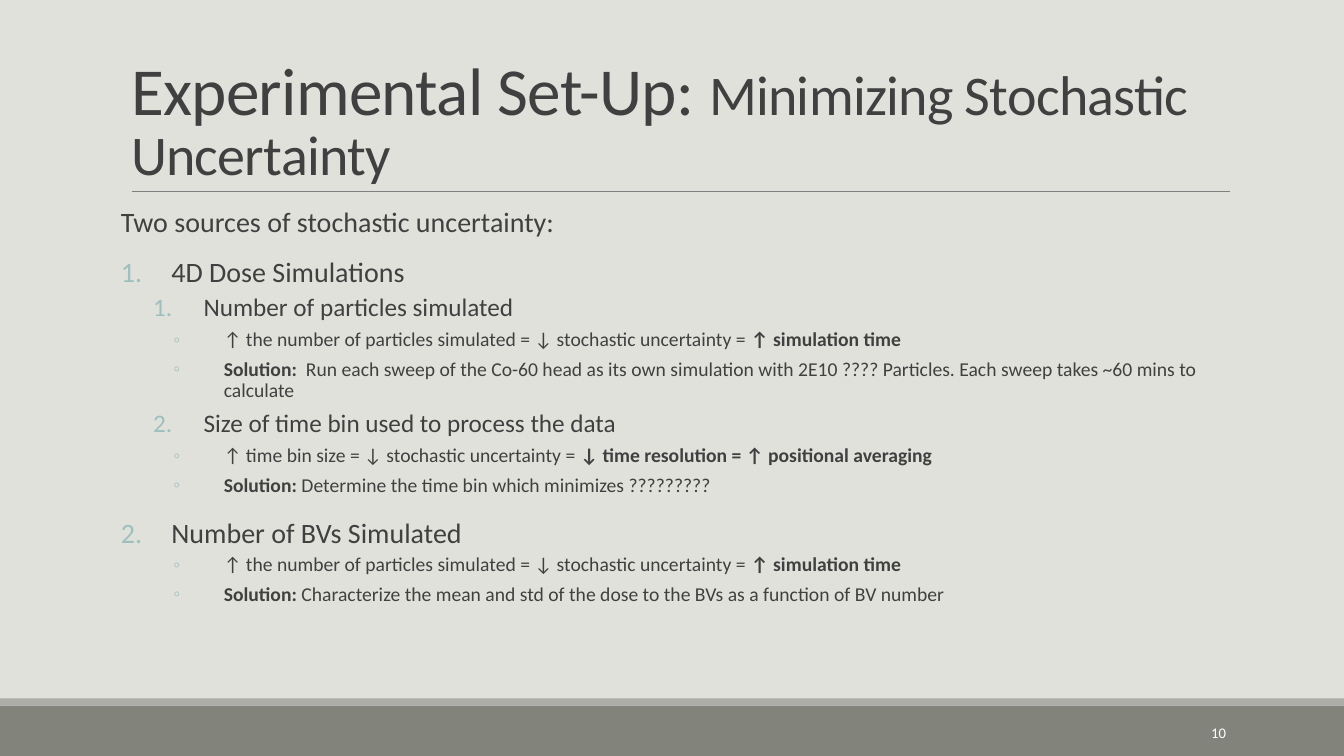
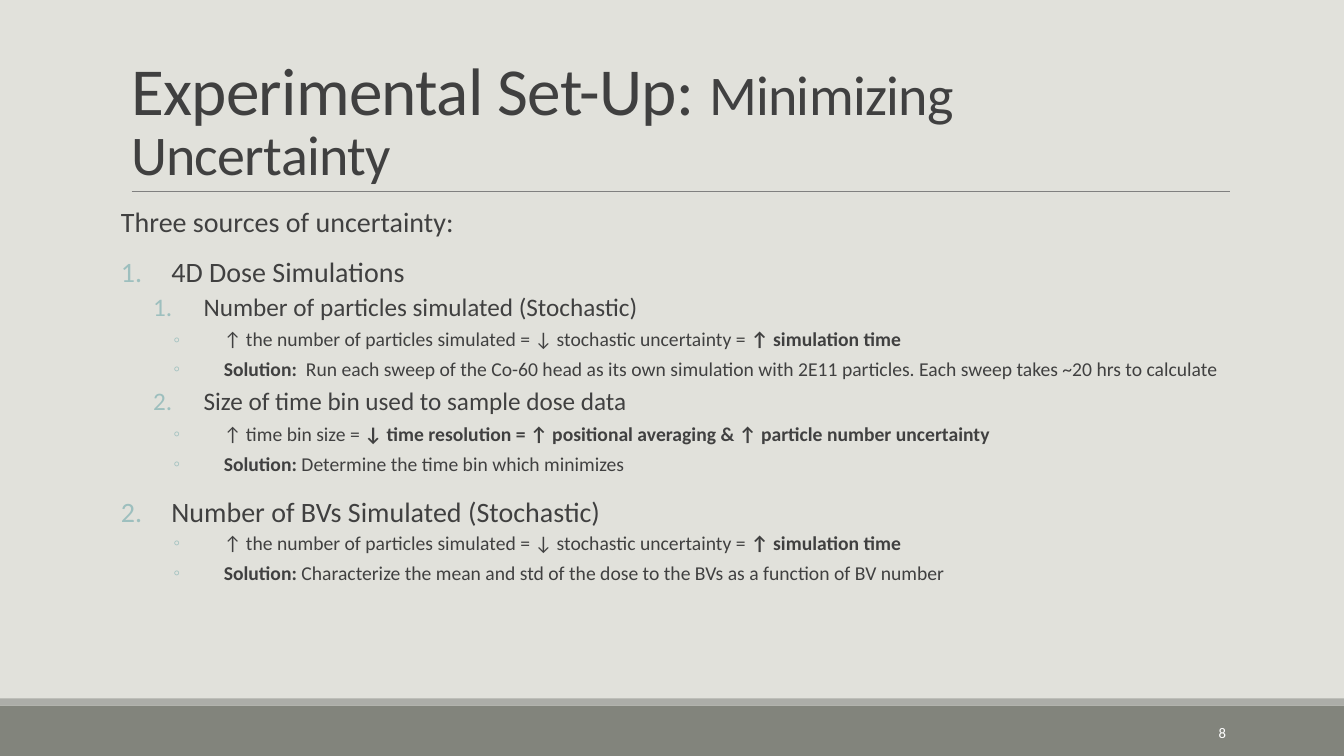
Before and after one commit to CNorthwayMedPhys/Full-Body-Flow-Model-Project, a slide deck: slide 8 of Working Documents/03.26_Committee Meeting.pptx (slide 10 before the commit). Drawn at 1344x756 pixels with LibreOffice and Linux fonts; fonts in the diff are those of the drawing. Boxes give left, top, right and bottom in pixels: in the first picture for what was removed or moved away, otherwise in the second. Text is boxed around its words. In the diff, an @@ line names an element or a change of style, - is before the commit and + after.

```diff
--- a/Working Documents/03.26_Committee Meeting.pptx
+++ b/Working Documents/03.26_Committee Meeting.pptx
@@ title at (x1=131, y1=68, x2=954, y2=184): text changed @@
-Experimental Set-Up: Minimizing Stochastic Uncertainty
+Experimental Set-Up: Minimizing Uncertainty
@@ text at (x1=121, y1=212, x2=454, y2=237): text changed @@
-Two sources of stochastic uncertainty:
+Three sources of uncertainty:
@@ text at (x1=204, y1=298, x2=638, y2=320): text changed @@
-  1. Number of particles simulated
+  1. Number of particles simulated (Stochastic)
@@ text at (x1=171, y1=362, x2=1218, y2=526): text changed @@
-    ◦ Solution: Run each sweep of the Co-60 head as its own simulation with 2E10 ???? Particles. Each sweep takes ~60 mins to calculate
-  2. Size of time bin used to process the data
-    ◦ ↑ time bin size = ↓ stochastic uncertainty = ↓ time resolution = ↑ positional averaging
-    ◦ Solution: Determine the time bin which minimizes ?????????
-2. Number of BVs Simulated
+    ◦ Solution: Run each sweep of the Co-60 head as its own simulation with 2E11 particles. Each sweep takes ~20 hrs to calculate
+  2. Size of time bin used to sample dose data
+    ◦ ↑ time bin size = ↓ time resolution = ↑ positional averaging & ↑ particle number uncertainty
+    ◦ Solution: Determine the time bin which minimizes
+2. Number of BVs Simulated (Stochastic)
@@ page number at (x1=1219, y1=728, x2=1226, y2=738): text changed @@
-10
+8
```
Also in this commit, not shown: 3 other slides changed, 1 other file.
